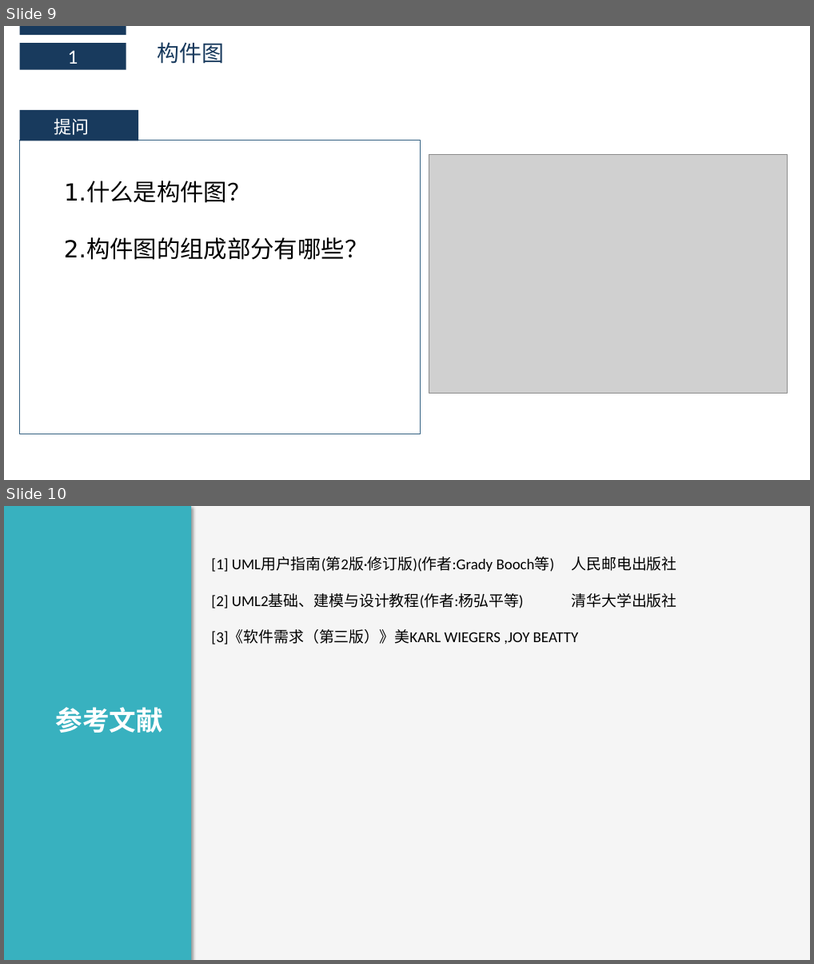
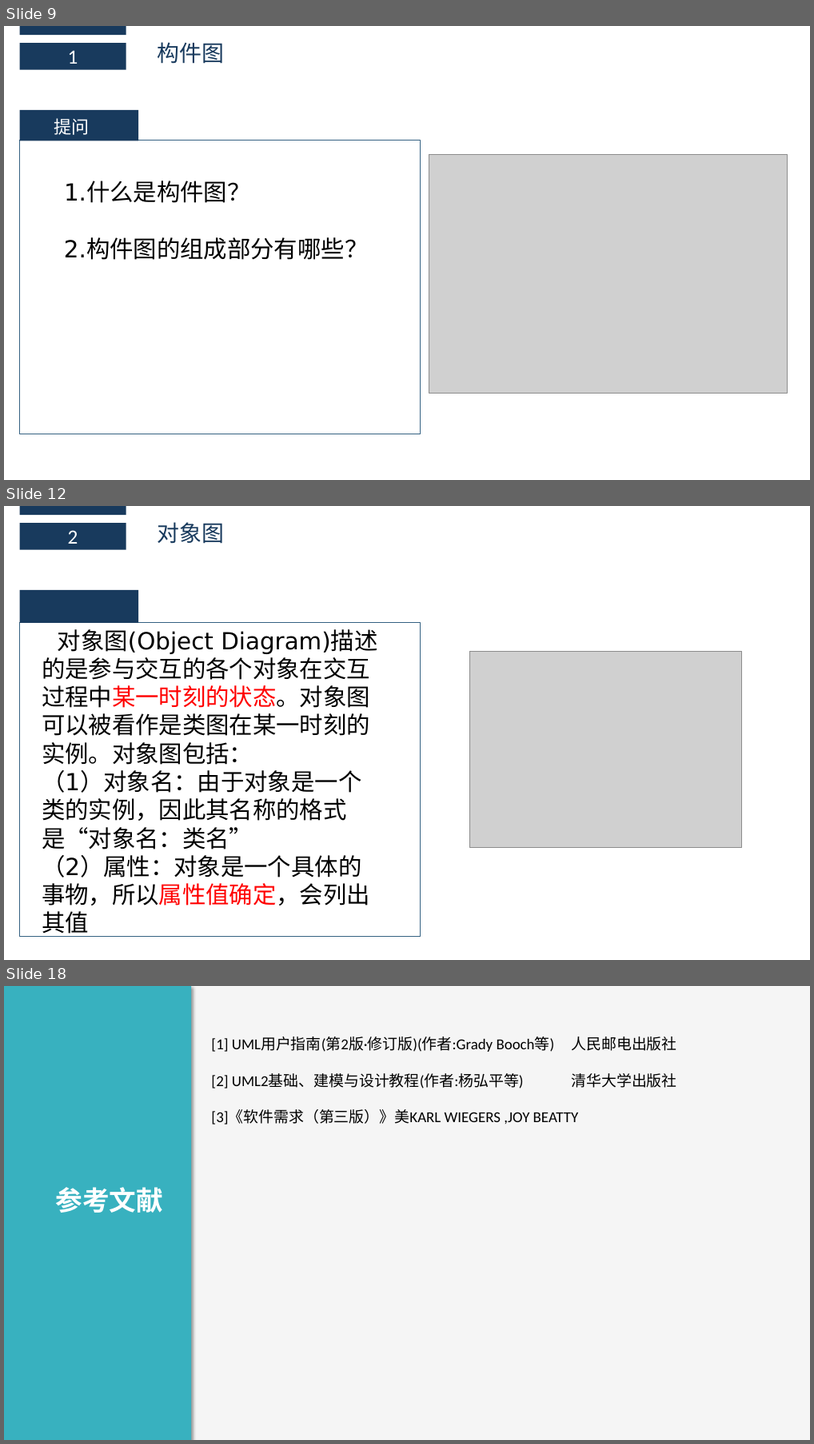
Before and after one commit to boboHh/AssistantTeaching, a slide deck: 非受控文档/06-公用/PRD2018-G11-UML基础3.pptx. Shown one above the other, each under a label of ours: slides 9 and 10 before the commit, slides 9, 12 and 18 after it; the slides between them are not shown. The pictures are 814x964 and 814x1444 pixels, drawn with LibreOffice and Linux fonts; fonts in the diff are those of the drawing; grey boxes stand for pictures. Boxes give left, top, right and bottom in pixels: in the first picture for what was removed or moved away, otherwise in the second. Text is boxed around its words. In the diff, an @@ line names an element or a change of style, - is before the commit and + after.

```diff
--- a/非受控文档/06-公用/PRD2018-G11-UML基础3.pptx
+++ b/非受控文档/06-公用/PRD2018-G11-UML基础3.pptx
@@ slide 12 added at bbox=[4, 506, 810, 960], background #FFFFFF @@
@@ rectangle added at bbox=[20, 506, 126, 515], fill #183A5D @@
@@ rectangle added at bbox=[20, 523, 126, 549], fill #183A5D, 24 pt, text #FFFFFF @@
+2
@@ text added at bbox=[158, 522, 225, 544], 26.6 pt, text #183A5D @@
+对象图
@@ rectangle added at bbox=[20, 590, 138, 623], fill #183A5D @@
@@ rectangle added at bbox=[20, 622, 421, 936], outline #346182 1 pt @@
@@ text added at bbox=[42, 629, 378, 936], 28 pt, text #000000 @@
+对象图(Object Diagram)描述的是参与交互的各个对象在交互过程中某一时刻的状态。对象图可以被看作是类图在某一时刻的实例。对象图包括：
+（1）对象名：由于对象是一个类的实例，因此其名称的格式是“对象名：类名”
+（2）属性：对象是一个具体的事物，所以属性值确定，会列出其值
@@ picture added at bbox=[470, 651, 742, 847] @@
@@ what was slide 10 is now slide 18 @@
```
Also in this commit, not shown: 7 other slides added.
